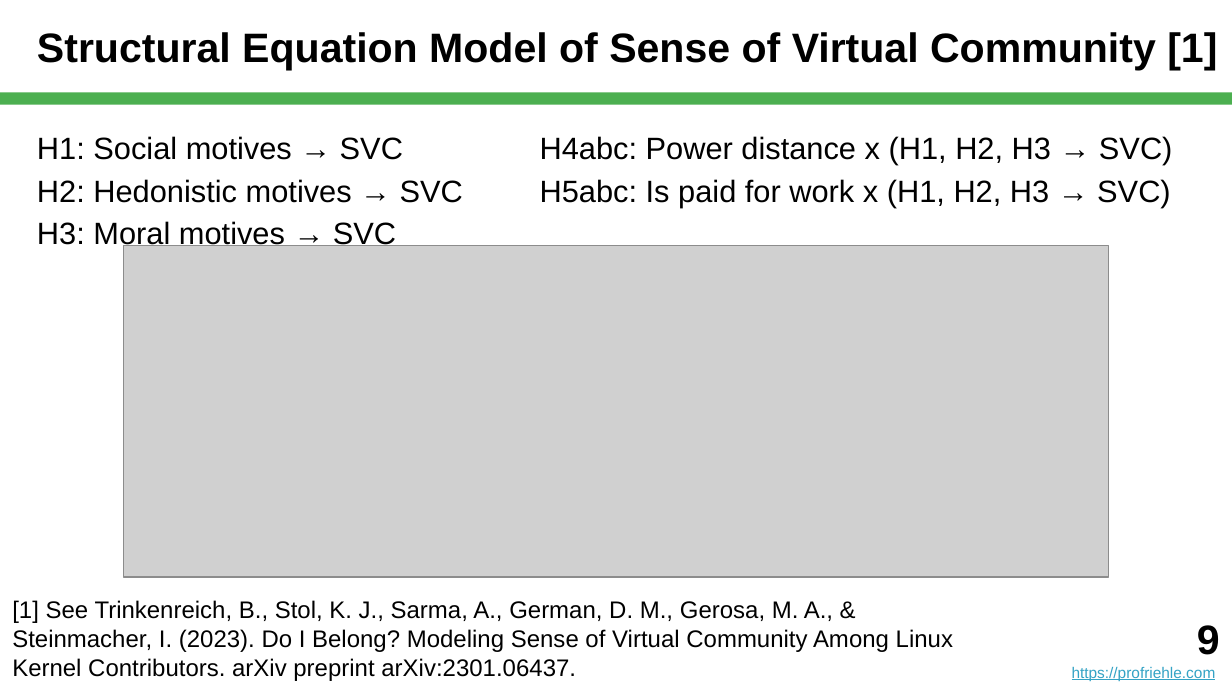
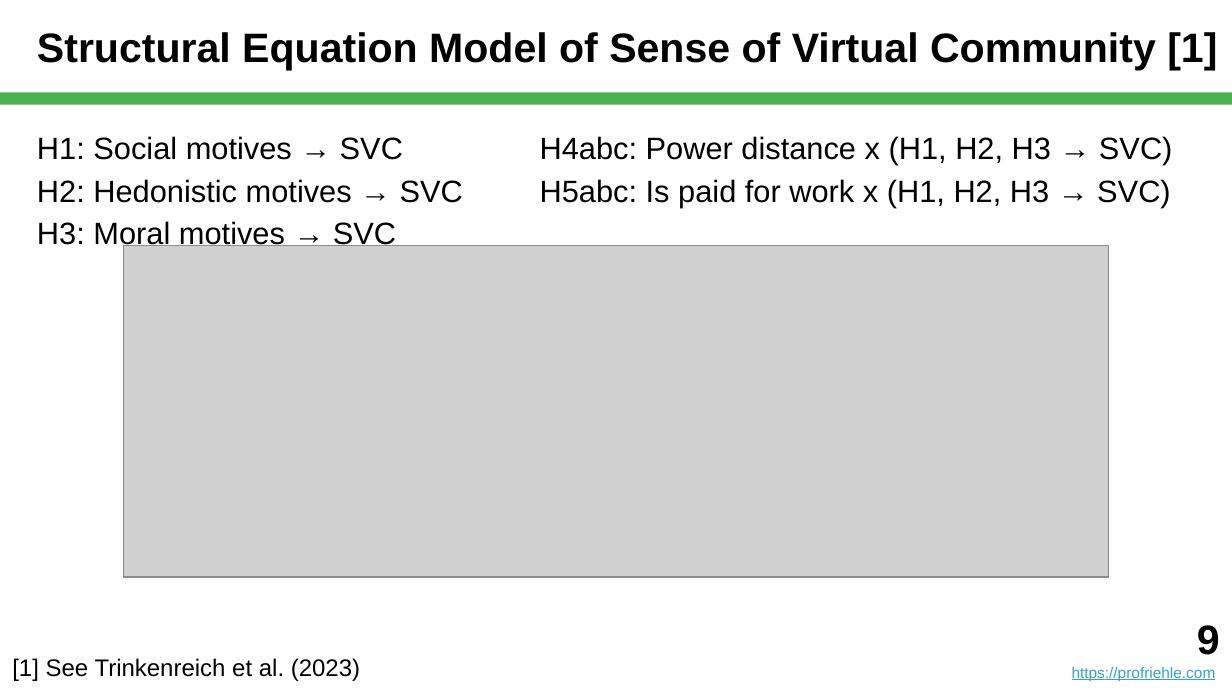
Before and after one commit to dirkriehle/nyt-course, a slide deck: slide 9 of Lecture slides/NYT C01 - What is Science.pptx. Drawn at 1232x693 pixels with LibreOffice and Linux fonts; fonts in the diff are those of the drawing; grey boxes stand for pictures. Boxes give left, top, right and bottom in pixels: in the first picture for what was removed or moved away, otherwise in the second. Text is boxed around its words. In the diff, an @@ line names an element or a change of style, - is before the commit and + after.

```diff
--- a/Lecture slides/NYT C01 - What is Science.pptx
+++ b/Lecture slides/NYT C01 - What is Science.pptx
@@ text at <box>12,658,360,681</box>: text changed @@
-[1] See Trinkenreich, B., Stol, K. J., Sarma, A., German, D. M., Gerosa, M. A., & Steinmacher, I. (2023). Do I Belong? Modeling Sense of Virtual Community Among Linux Kernel Contributors. arXiv preprint arXiv:2301.06437.
+[1] See Trinkenreich et al. (2023)
```
Also in this commit, not shown: 5 other slides changed, 16 other files.
